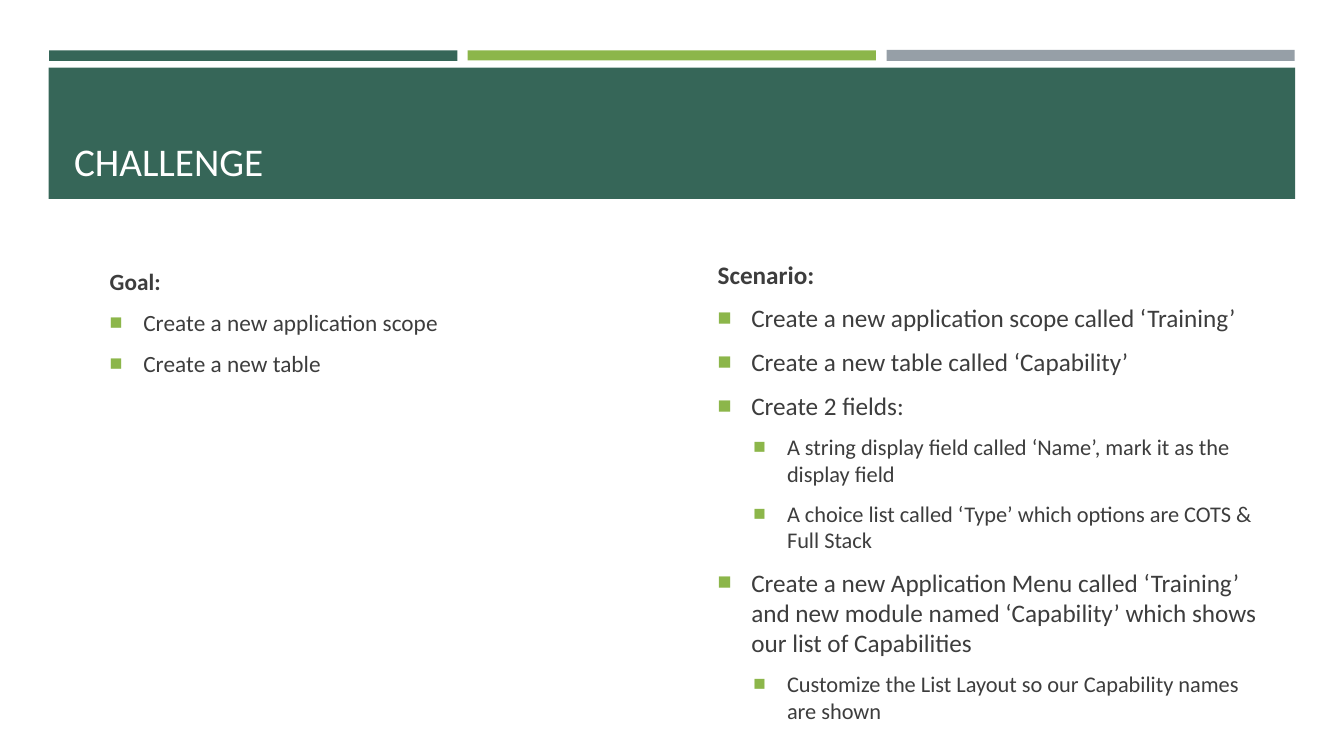
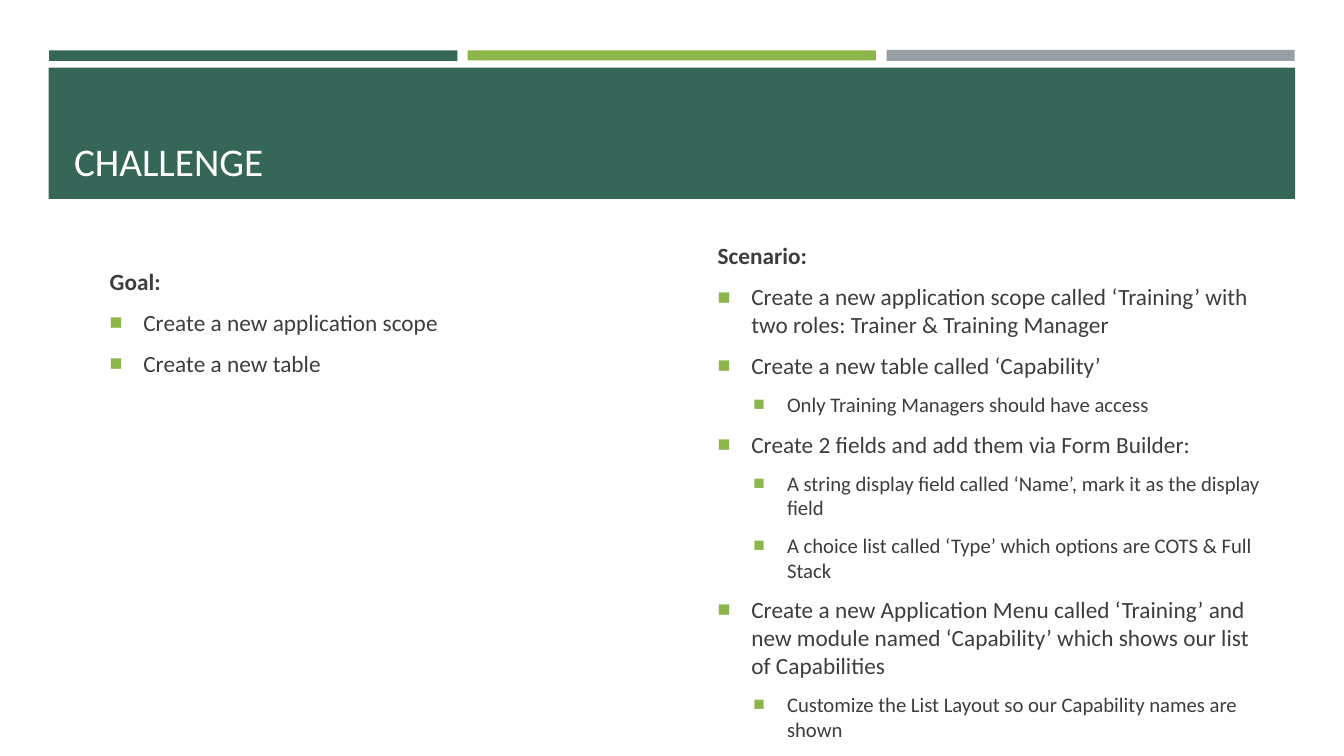
Before and after one commit to e-m-wilson/SNOW, a slide deck: slide 7 of Week_4/Database_Management_&_Platform_Security.pptx. Drawn at 1344x756 pixels with LibreOffice and Linux fonts; fonts in the diff are those of the drawing. Boxes give left, top, right and bottom in pixels: in the first picture for what was removed or moved away, otherwise in the second. Text is boxed around its words. In the diff, an @@ line names an element or a change of style, - is before the commit and + after.

```diff
--- a/Week_4/Database_Management_&_Platform_Security.pptx
+++ b/Week_4/Database_Management_&_Platform_Security.pptx
@@ text at (751,288,1247,337): text changed; size 18 to 16.6 pt @@
-■ Create a new application scope called ‘Training’
+■ Create a new application scope called ‘Training’ with two roles: Trainer & Training Manager
@@ text at (751,357,1259,716): size 18 to 16.6 pt in "Scenario:", "Create a new table called ‘Capability’", "Create a new Application Menu called ‘Training’ ..."; size 16 to 14.8 pt in "A string display field called ‘Name’, mark ...", "A choice list called ‘Type’ which options ...", "Customize the List Layout so our Capability ..." @@
@@ text at (751,397,1190,453): text changed; size 18 to 16.6 pt @@
-■ Create 2 fields:
+  ■ Only Training Managers should have access
+■ Create 2 fields and add them via Form Builder:
```
Also in this commit, not shown: 3 other slides changed, 14 slides added, 4 other files.
